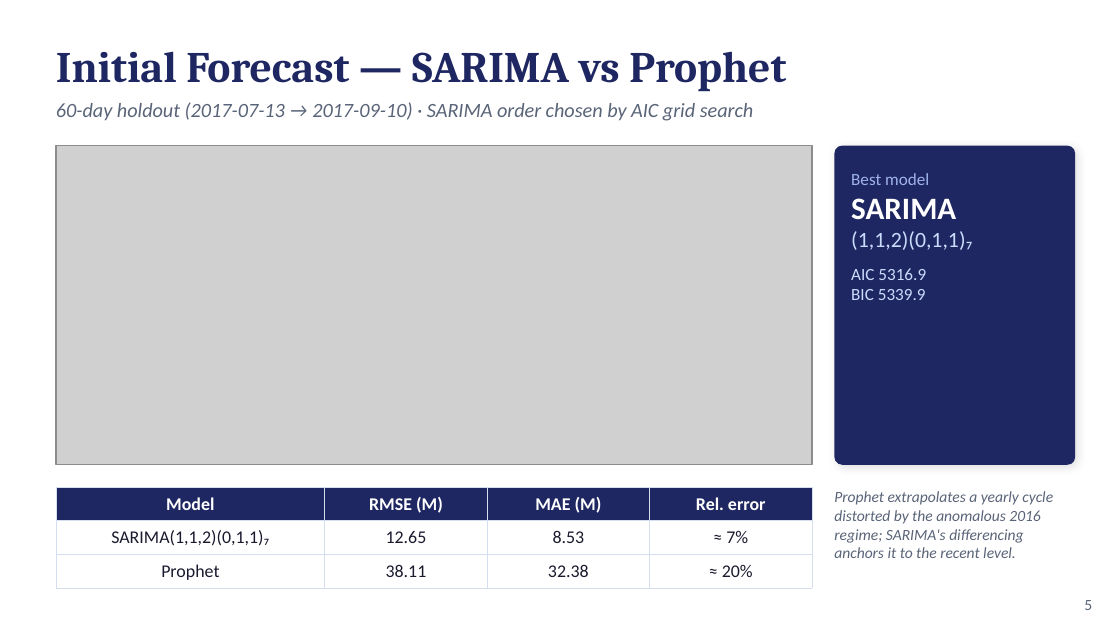
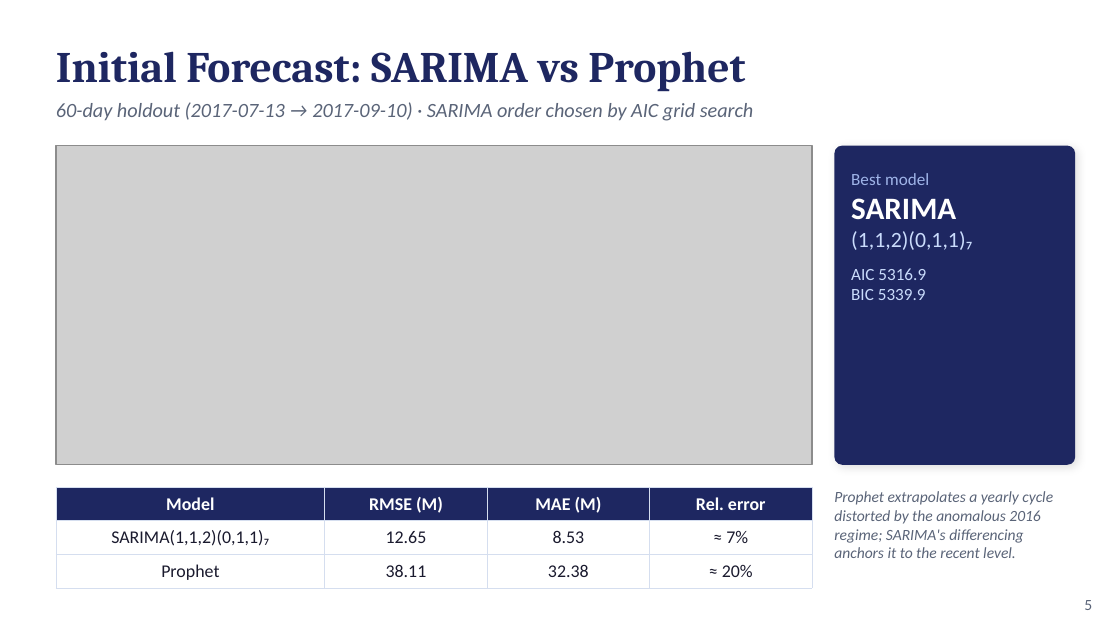
Before and after one commit to AyZee100/web-traffic-forecasting, a slide deck: slide 5 of slides.pptx. Drawn at 1120x630 pixels with LibreOffice and Linux fonts; fonts in the diff are those of the drawing; grey boxes stand for pictures. Boxes give left, top, right and bottom in pixels: in the first picture for what was removed or moved away, otherwise in the second. Text is boxed around its words. In the diff, an @@ line names an element or a change of style, - is before the commit and + after.

```diff
--- a/slides.pptx
+++ b/slides.pptx
@@ text at (x1=56, y1=51, x2=745, y2=92): text changed @@
-Initial Forecast — SARIMA vs Prophet
+Initial Forecast: SARIMA vs Prophet
```
Also in this commit, not shown: 8 other slides changed, 1 slide added, 1 slide removed.
